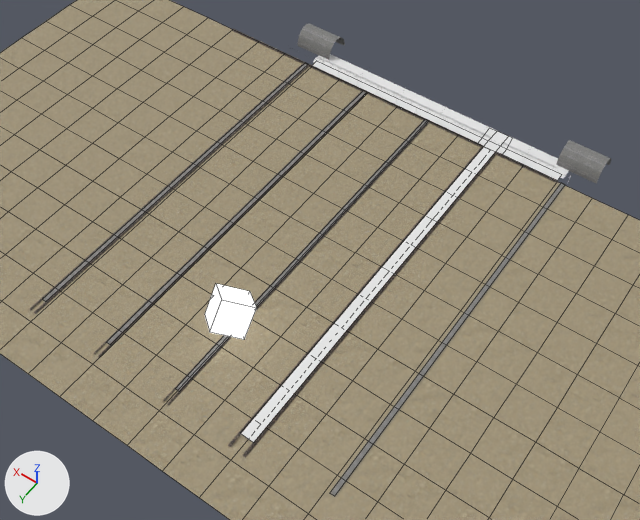
Renders of the Blender file src/ts/gl/extraneous/blend-files/extraneous.blend from each side of a commit.
The view is the same before and after, from a camera (50 mm lens) standing at (-183.0, 182.0, 382.0) and looking at (-11.0, -59.0, 3.0). Every picture has the same lights, and +X, +Y and +Z are marked at lower left. Mesh edges are drawn as thin lines on the coarser meshes.

Names of what the first picture shows: 'Aslphalt', 'Aslphalt.001', 'Aslphalt.002', 'Grass', 'Grass.001', 'Grass.002', 'Grass.003', 'Grass.004', 'Ground', 'Thought', 'Tunnel'.
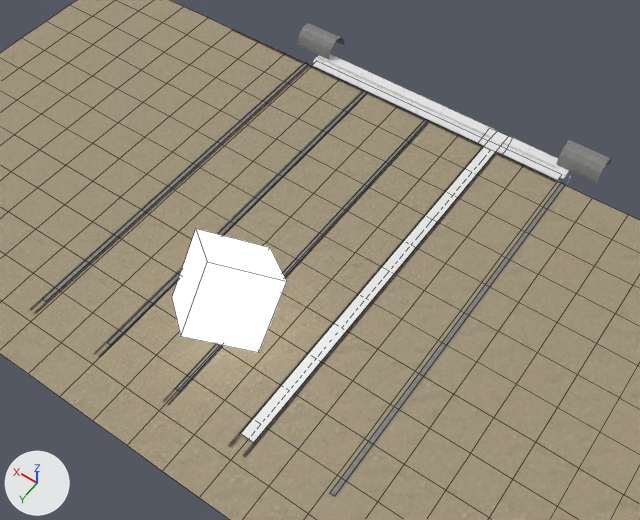
What the commit changed:
Object 'Thought' (ob_thought) moves from (0.0, 2.5, 16.7) to (0.0, 2.5, 34.7).
Object 'Thought' (ob_thought) is rescaled from (9.12, 9.12, 9.12) to (19.5, 19.5, 19.5).

What differs and where, as boxes [x1, y1, x2, y2] in the pictures (640 x 520 px):
'Thought', moved, rescaled (123% wider, 119% taller)
    before: [205, 284, 256, 340]
    after: [172, 229, 287, 353]
